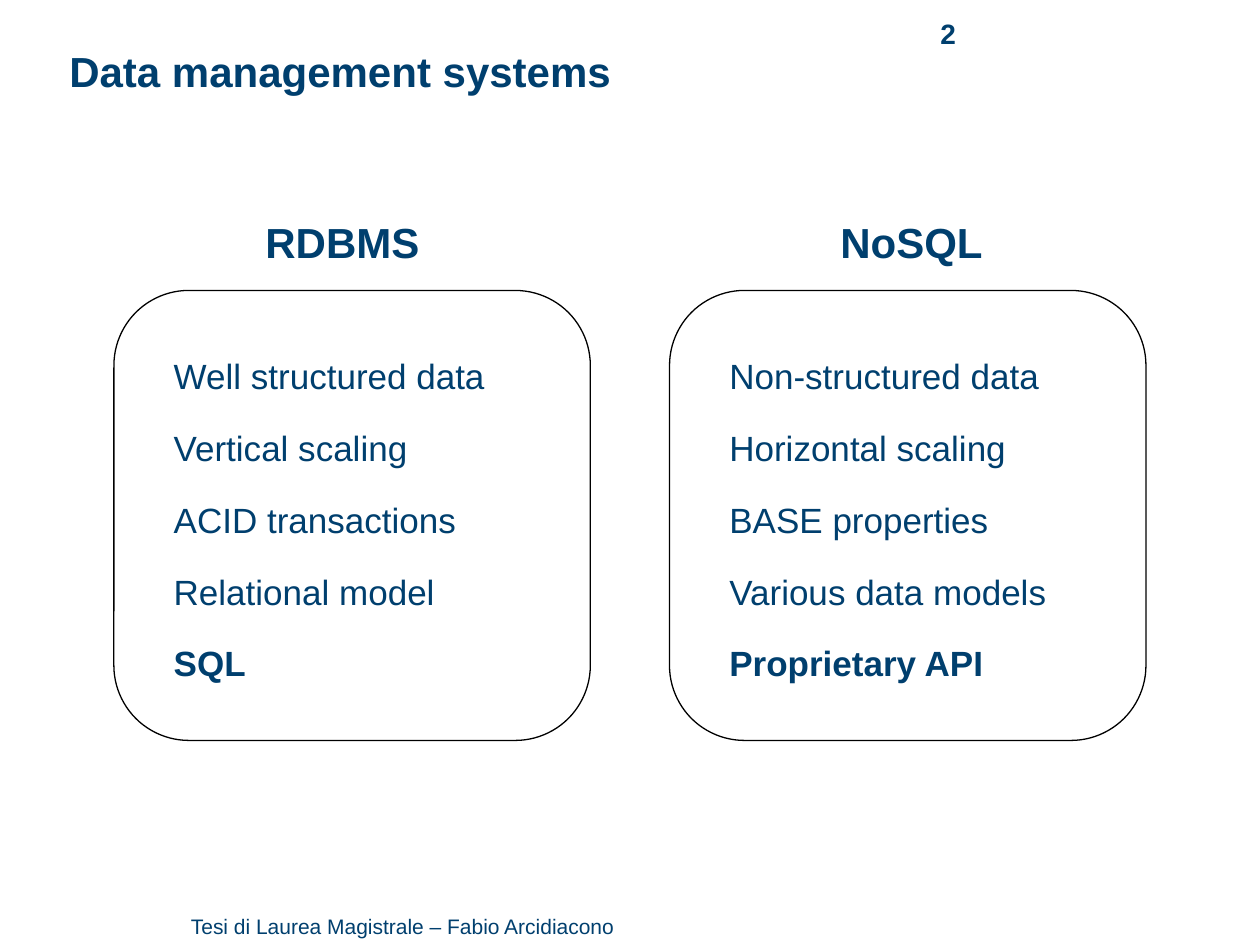
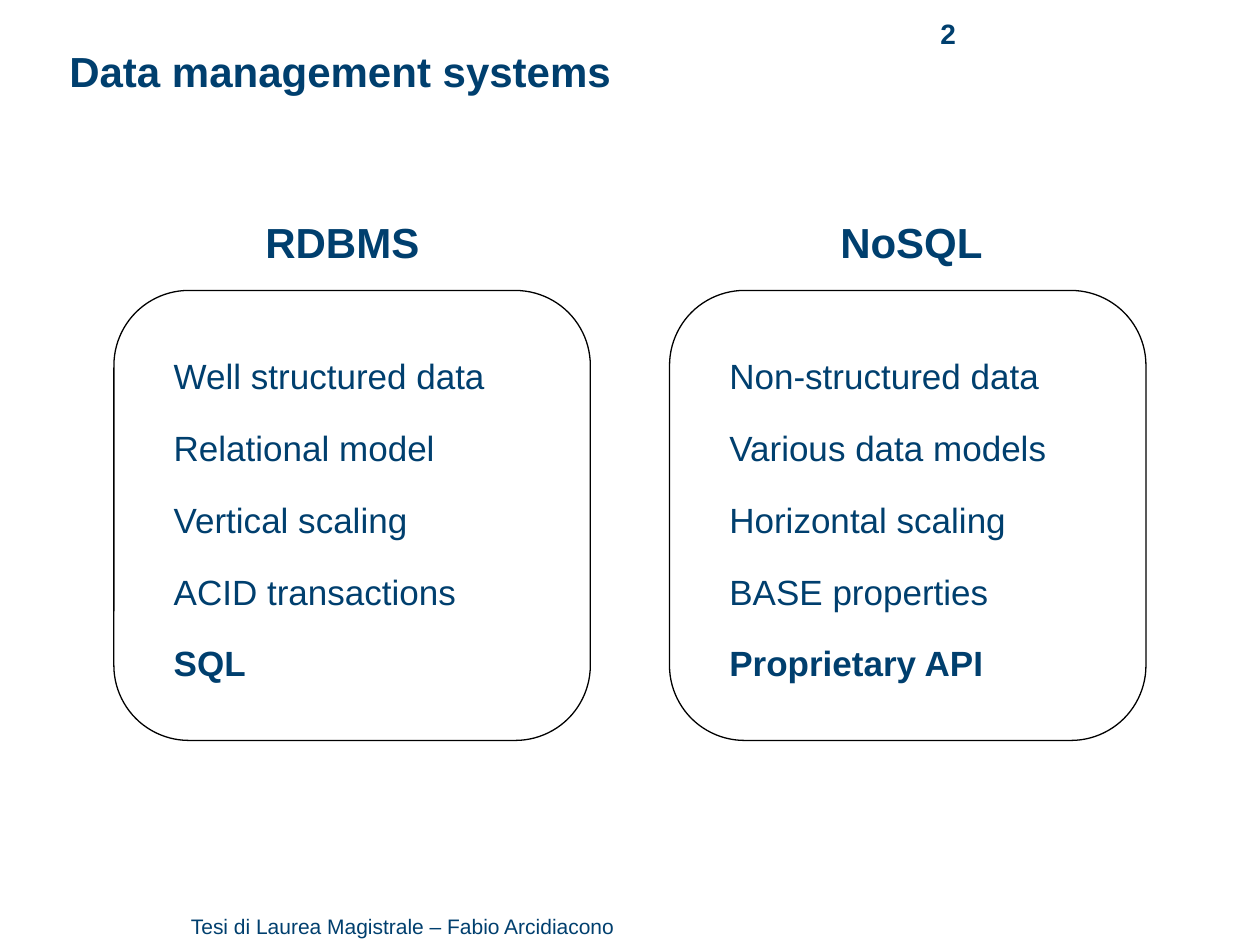
Before and after one commit to arci/thesis, a slide deck: slide 2 of presentation/ThesisPresentation.pptx. Drawn at 1260x945 pixels with LibreOffice and Linux fonts; fonts in the diff are those of the drawing; background and template pictures are left out. Boxes give left, top, right and bottom in pixels: in the first picture for what was removed or moved away, otherwise in the second. Text is boxed around its words. In the diff, an @@ line names an element or a change of style, - is before the commit and + after.

```diff
--- a/presentation/ThesisPresentation.pptx
+++ b/presentation/ThesisPresentation.pptx
@@ text at [174,435,434,462]: paragraph added @@
+Relational model
@@ text at [729,435,1046,462]: paragraph added @@
+Various data models
@@ text at [174,579,434,606]: paragraph removed @@
-Relational model
@@ text at [729,579,1046,606]: paragraph removed @@
-Various data models
```
Also in this commit, not shown: 13 other slides changed, 2 other files.
